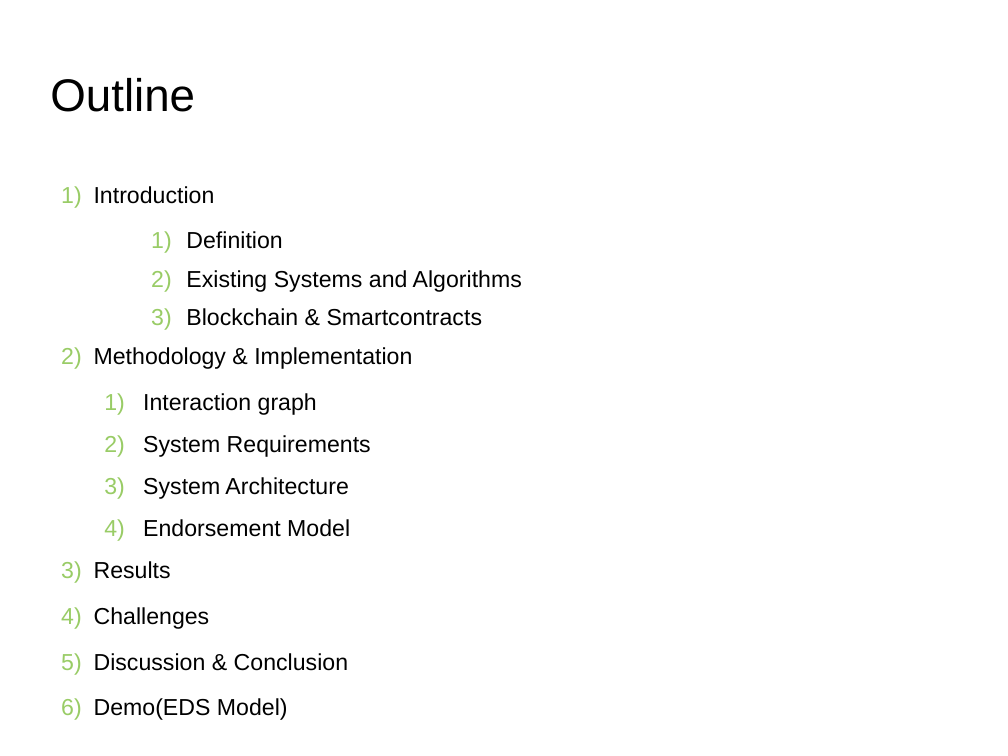
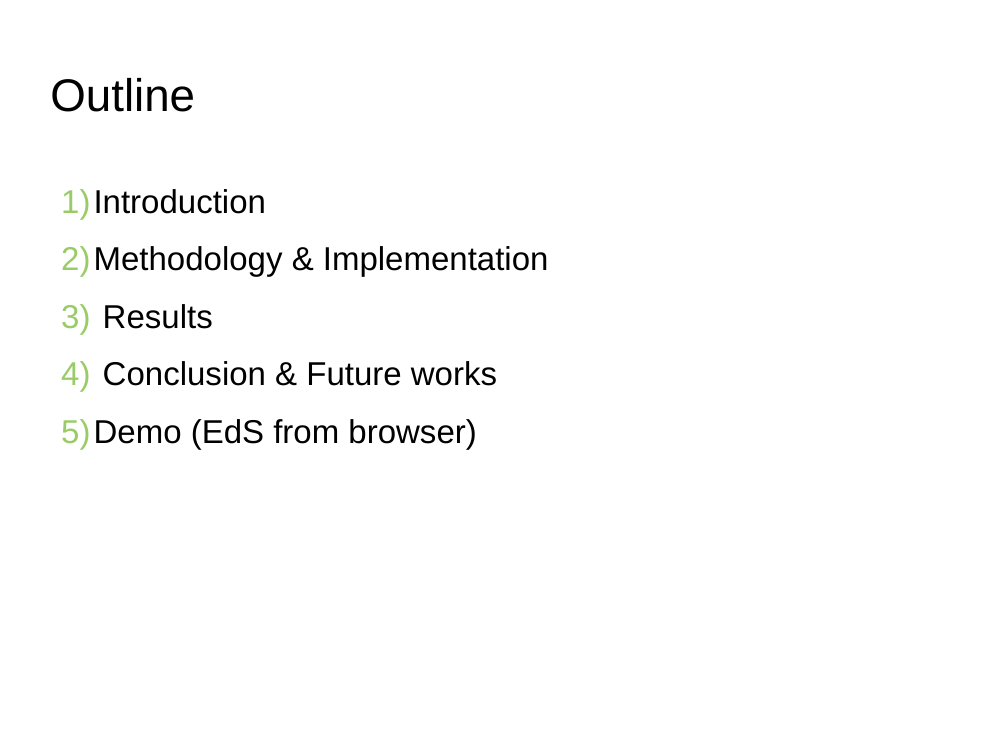
Before and after one commit to s2-t2/blockchain_reputation_system, a slide deck: slide 2 of documents/Presentation/Presentation.odp. Drawn at 1008x756 pixels with LibreOffice and Linux fonts; fonts in the diff are those of the drawing; background and template pictures are left out. Boxes give left, top, right and bottom in pixels: in the first picture for what was removed or moved away, otherwise in the second. Text is boxed around its words. In the diff, an @@ line names an element or a change of style, - is before the commit and + after.

Commit message:
update presentation

```diff
--- a/documents/Presentation/Presentation.odp
+++ b/documents/Presentation/Presentation.odp
@@ text at (61,189,549,329): size 18.2 to 26 pt in "Introduction", "Methodology & Implementation", "Results" @@
@@ text at (186,231,522,326): paragraphs removed @@
-    1) Definition
-    2) Existing Systems and Algorithms
-    3) Blockchain & Smartcontracts
@@ text at (61,361,497,450): text changed; size 18.2 to 26 pt @@
-4) Challenges
-5) Discussion & Conclusion
-6) Demo(EDS Model)
+4) Conclusion & Future works
+5) Demo (EdS from browser)
@@ text at (143,393,371,537): paragraphs removed @@
-  1) Interaction graph
-  2) System Requirements
-  3) System Architecture
-  4) Endorsement Model
```
Also in this commit, not shown: 1 other file.
